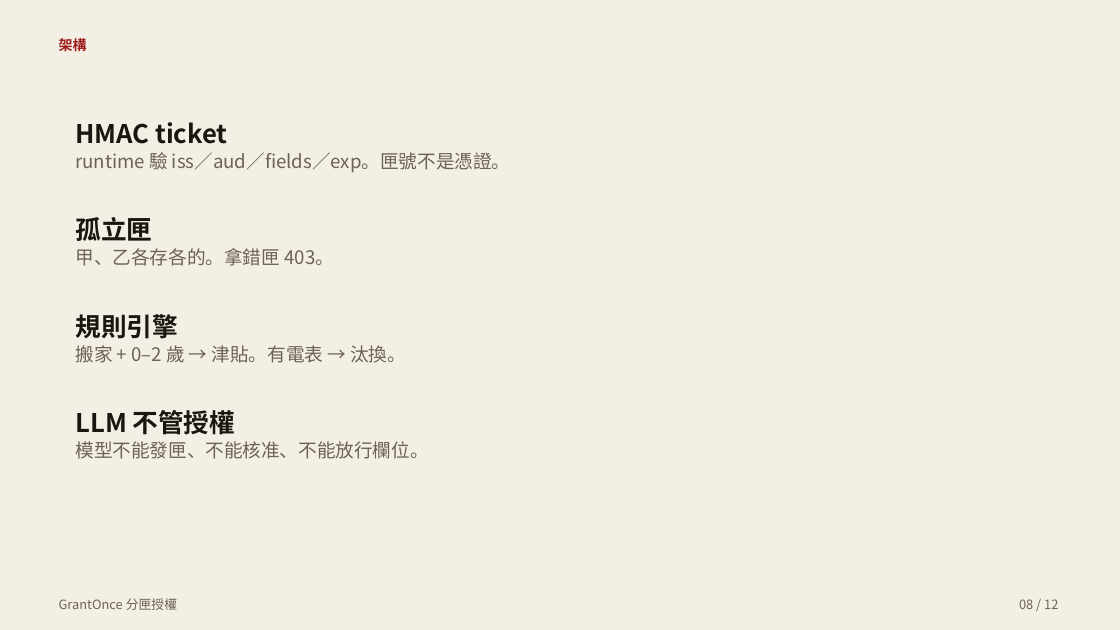
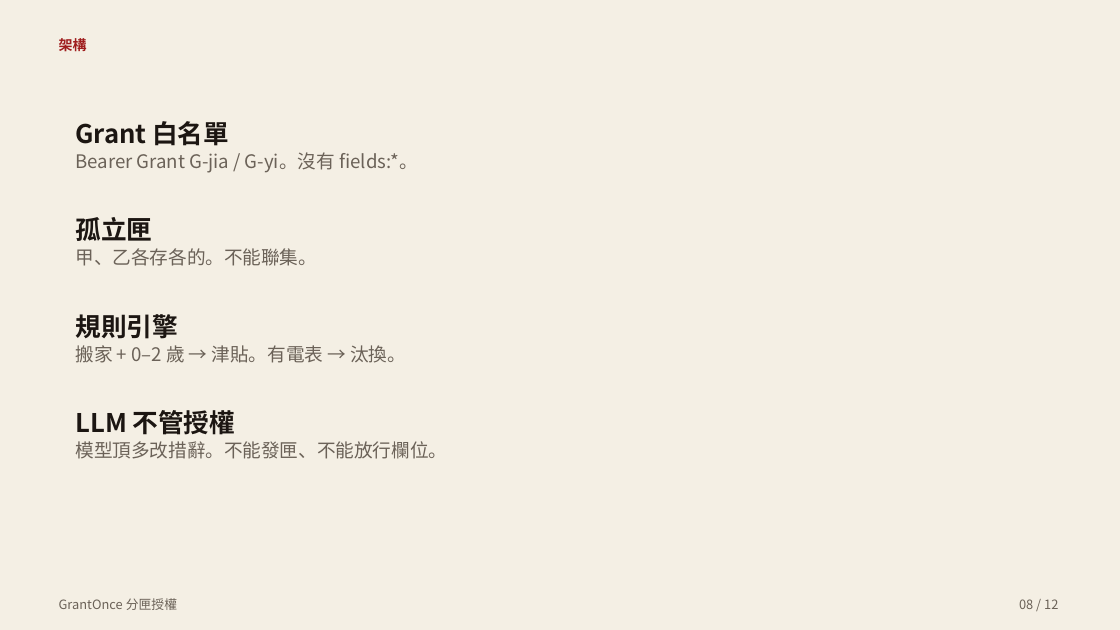
Before and after one commit to do0x0ob/GrantOnce, a slide deck: slide 8 of pitch/GrantOnce.pptx. Drawn at 1120x630 pixels with LibreOffice and Linux fonts; fonts in the diff are those of the drawing. Boxes give left, top, right and bottom in pixels: in the first picture for what was removed or moved away, otherwise in the second. Text is boxed around its words. In the diff, an @@ line names an element or a change of style, - is before the commit and + after.

```diff
--- a/pitch/GrantOnce.pptx
+++ b/pitch/GrantOnce.pptx
@@ text at (x1=75, y1=121, x2=229, y2=146): text changed @@
-HMAC ticket
+Grant 白名單
@@ text at (x1=75, y1=152, x2=418, y2=173): text changed @@
-runtime 驗 iss／aud／fields／exp。匣號不是憑證。
+Bearer Grant G-jia / G-yi。沒有 fields:*。
@@ text at (x1=75, y1=248, x2=317, y2=266): text changed @@
-甲、乙各存各的。拿錯匣 403。
+甲、乙各存各的。不能聯集。
@@ text at (x1=75, y1=441, x2=447, y2=459): text changed @@
-模型不能發匣、不能核准、不能放行欄位。
+模型頂多改措辭。不能發匣、不能放行欄位。
```
Also in this commit, not shown: 3 other slides changed, 12 other files.
